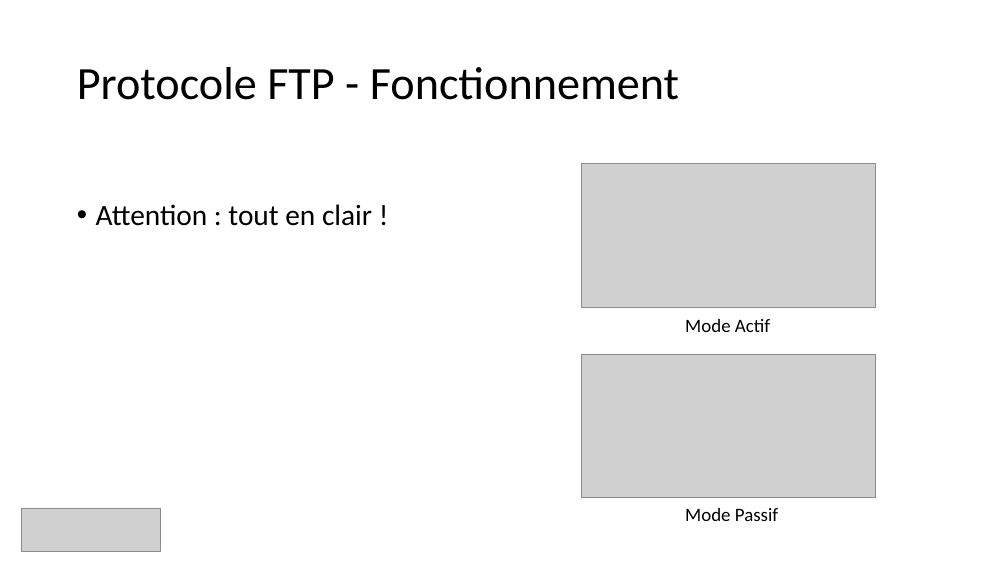
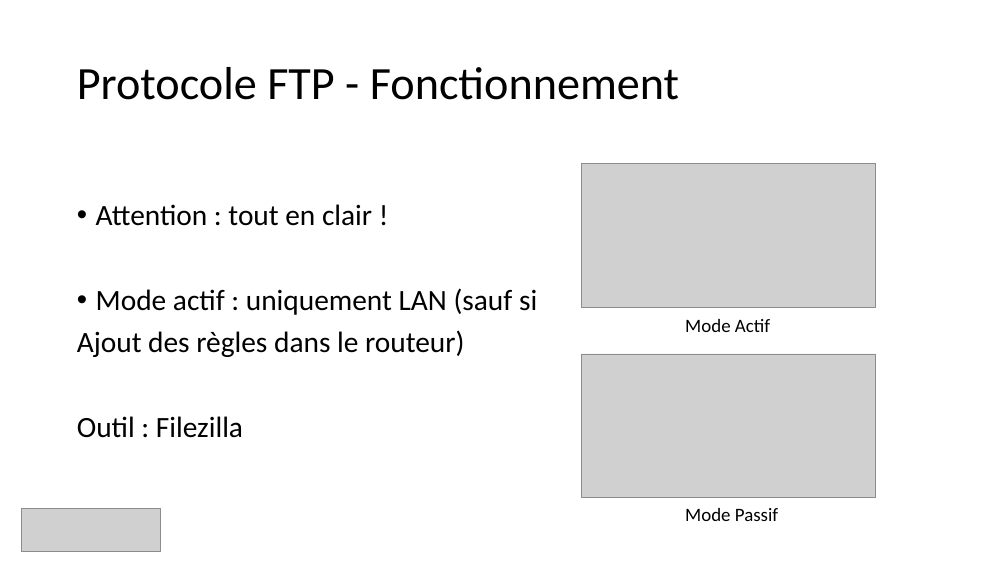
Before and after one commit to guillaume-rico/reseaux_informatiques, a slide deck: slide 29 of 01_CM/CM3 Réseaux Informatiques.pptx (slide 21 before the commit). Drawn at 1008x567 pixels with LibreOffice and Linux fonts; fonts in the diff are those of the drawing; grey boxes stand for pictures. Boxes give left, top, right and bottom in pixels: in the first picture for what was removed or moved away, otherwise in the second. Text is boxed around its words. In the diff, an @@ line names an element or a change of style, - is before the commit and + after.

```diff
--- a/01_CM/CM3 Réseaux Informatiques.pptx
+++ b/01_CM/CM3 Réseaux Informatiques.pptx
@@ text at [77,288,537,438]: paragraphs added @@
+• Mode actif : uniquement LAN (sauf si
+Ajout des règles dans le routeur)
+Outil : Filezilla
```
Also in this commit, not shown: 10 other slides changed, 8 slides added, 1 slide removed, 5 other files.
